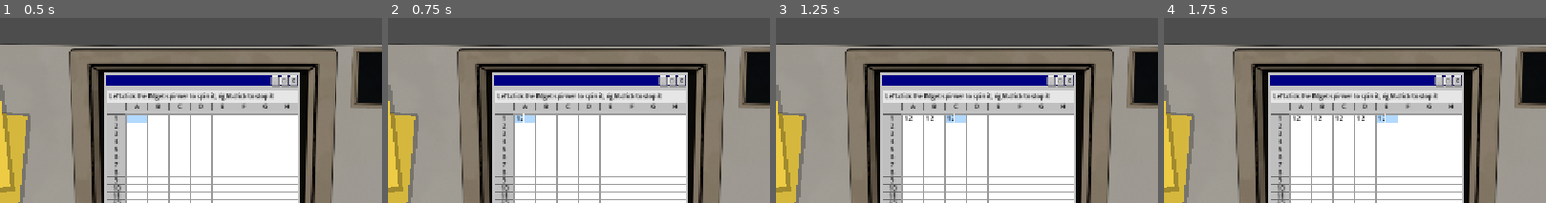
Above: before the commit, frames 1-4 (left to right).
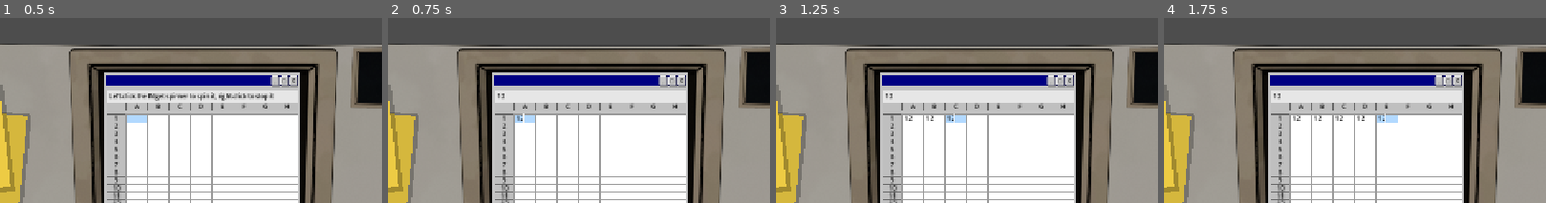
Above: after the commit, the same moments.

Repository: Jelleas/gmtk-2026
Game: Godot game, scene res://src/main.tscn
The game is run twice, just before and just after one commit, with the same random seed, the same clock (stepped at 60 frames per second) and the same inputs.
Inputs (mouse positions are % of the whole screen's width and height, from its top left):
- Up to frame 1 (0.5 s): no input
- Up to frame 2 (0.75 s): click (42, 27) at 0.52 s; type "12" at 0.6 s
- Up to frame 3 (1.25 s): click (44, 27) at 0.75 s; type "12" at 0.83 s; click (47, 27) at 0.98 s; type "12" at 1.07 s
- Up to frame 4 (1.75 s): click (50, 27) at 1.27 s; type "12" at 1.35 s; click (53, 27) at 1.5 s; type "12" at 1.58 s; click (56, 27) at 1.73 s
The pictures show only the part of the screen within x 23-73%, y 0-50%; the shares and areas given below are measured in that part.

Frame 1 is identical in both runs. In frame 2, 0.9% of the frame differs, in the area x 28-72%, y 40-45%; in frame 3, 0.9%; in frame 4, 0.9%.

Commit message:
tutorial tweaks

Diff:
--- a/src/boss/boss.gd
+++ b/src/boss/boss.gd
@@ -25,6 +25,11 @@
 var hidden_y := 0.0
 var visible_y := 0.0
 var becoming_red_tween: Tween
+## How long the watch on the current rise runs for, which is usually
+## activity_check_delay but can be shortened for a single rise.
+var current_watch_delay := 0.0
+## Set just before a rise to shorten that one look; cleared as it is used.
+var next_watch_delay := 0.0
 
 func _ready() -> void:
 	EventBus.activity_started.connect(on_activity_start)
@@ -59,7 +64,7 @@
 
 func _process(_delta: float) -> void:
 	if state == State.VISIBLE and not activity_check_timer.is_stopped():
-		var progress := 1.0 - activity_check_timer.time_left / activity_check_delay
+		var progress := 1.0 - activity_check_timer.time_left / current_watch_delay
 		EventBus.boss_watch_progress.emit(clampf(progress, 0.0, 1.0))
 
 func on_activity_start(source_id: StringName, _multiplier: float) -> void:
@@ -76,6 +81,19 @@
 func schedule_next_move() -> void:
 	move_timer.start(randf_range(min_move_interval, max_move_interval))
 
+## Comes up right now for a single short look, instead of waiting for the next
+## scheduled rise. The tutorial uses this to script a near miss, so the boss
+## turns up in answer to something the player did rather than out of the blue.
+func appear_now(watch_duration: float) -> void:
+	if not is_activated:
+		activate()
+	if state != State.RISING:
+		return
+
+	move_timer.stop()
+	next_watch_delay = watch_duration
+	move_boss_face()
+
 func move_boss_face() -> void:
 	if state != State.RISING:
 		return
@@ -87,11 +105,13 @@
 
 func boss_face_visible() -> void:
 	state = State.VISIBLE
-	activity_check_timer.start(activity_check_delay)
+	current_watch_delay = next_watch_delay if next_watch_delay > 0.0 else activity_check_delay
+	next_watch_delay = 0.0
+	activity_check_timer.start(current_watch_delay)
 	EventBus.boss_watch_started.emit()
 	if activity_states.values().any(func(b): return b):
 		becoming_red_tween = create_tween()
-		becoming_red_tween.tween_property(self, "modulate", Color("#D14B3E"), activity_check_delay)
+		becoming_red_tween.tween_property(self, "modulate", Color("#D14B3E"), current_watch_delay)
 
 func check_active_activities() -> void:
 	var activity_count := 0
--- a/src/office/office.gd
+++ b/src/office/office.gd
@@ -54,7 +54,6 @@
 ## while the player is still holding the note.
 func _on_tutorial_finished() -> void:
 	is_scripted = false
-	_refill_tasks()
 
 func _on_task_completed(_task: Task) -> void:
 	refill_timer.start(task_refill_delay)
--- a/src/tutorial/look_busy_task.gd
+++ b/src/tutorial/look_busy_task.gd
@@ -1,19 +1,15 @@
 class_name LookBusyTask
 extends Task
 
-## Teaches the boss loop: while the boss is up, its watch fills, and whatever is
-## running when it runs out is what gets punished. Completed the moment the desk
-## goes clean under that watch - the player does not have to wait the boss out,
-## stopping the spinner is the lesson.
+## Teaches the reflex the whole game runs on: put the distraction away. Completed
+## the moment the desk is clean, which is the cue for the boss to turn up and find
+## nothing - see TutorialController, which scripts that near miss.
 
-var watching := false
 var survived := false
 var activity_states: Dictionary[StringName, bool] = {}
 
 func _init() -> void:
 	super._init("Look busy", "Look busy, right click the spinner before the boss notices", null)
-	EventBus.boss_watch_started.connect(_on_boss_watch_started)
-	EventBus.boss_watch_ended.connect(_on_boss_watch_ended)
 	EventBus.activity_started.connect(_on_activity_started)
 	EventBus.activity_ended.connect(_on_activity_ended)
 
@@ -22,19 +18,6 @@
 
 func check_completed() -> bool:
 	return survived
-
-func _on_boss_watch_started() -> void:
-	watching = true
-	_check_survived()
-
-func _on_boss_watch_ended() -> void:
-	watching = false
-
-func _check_survived() -> void:
-	if survived or not watching or _has_active_activities():
-		return
-	survived = true
-	notify_changed()
 
 func _has_active_activities() -> bool:
 	for is_running in activity_states.values():
@@ -47,4 +30,7 @@
 
 func _on_activity_ended(source_id: StringName) -> void:
 	activity_states[source_id] = false
-	_check_survived()
+	if survived or _has_active_activities():
+		return
+	survived = true
+	notify_changed()
--- a/src/tutorial/tutorial_controller.gd
+++ b/src/tutorial/tutorial_controller.gd
@@ -15,9 +15,11 @@
 ## Fires when the last beat starts: the regular workday can take over from here.
 signal finished
 
-## The boss watches for longer on its first rise, so the player gets time to read
-## the filling watch instead of being punished by a mechanic they have not met.
-const FIRST_WATCH_DELAY := 8.0
+## The boss's first appearance is staged: putting the spinner away is what brings
+## it up, and it only hangs around long enough to find nothing and leave. Turning
+## up in answer to something the player did reads as a near miss rather than as
+## the boss popping in and out at random.
+const FIRST_LOOK_SECONDS := 2.0
 
 ## Once the boss has been introduced it backs off for the remaining lessons: at
 ## its normal pace it is up again every few seconds, which leaves no room to sit
@@ -54,6 +56,7 @@
 	dating_app = p_dating_app
 	default_watch_delay = boss.activity_check_delay
 	default_move_interval = Vector2(boss.min_move_interval, boss.max_move_interval)
+	spreadsheet.cell_text_changed.connect(_on_cell_text_changed)
 
 func start() -> void:
 	if running:
@@ -136,6 +139,8 @@
 			task.changed.connect(_on_beat_changed)
 			return
 
+		# Already satisfied, but it still counts as done - side effects and all.
+		_on_beat_completed(task)
 		post_it_stack.advance_tutorial(current_index)
 		current_index += 1
 
@@ -146,19 +151,9 @@
 	var task := beats[current_index]
 	var is_last := current_index == beats.size() - 1
 
-	if task is LookBusyTask:
-		# The boss has been kept away until now, so beat 1 could be enjoyed. It
-		# comes up at its usual pace here, because this beat is waiting for it.
-		boss.activity_check_delay = FIRST_WATCH_DELAY
-		_set_boss_move_interval(default_move_interval)
-		boss.activate()
-	elif is_last:
-		# Hands off the pacing along with the day.
-		boss.activity_check_delay = default_watch_delay
-		_set_boss_move_interval(default_move_interval)
-	else:
-		boss.activity_check_delay = default_watch_delay
-		_set_boss_move_interval(TEACHING_MOVE_INTERVAL)
+	boss.activity_check_delay = default_watch_delay
+	# The last beat hands off the pacing along with the day.
+	_set_boss_move_interval(default_move_interval if is_last else TEACHING_MOVE_INTERVAL)
 
 	# A beat that carries its own text writes it now, so it reads right even if
 	# the thing it tracks moved on while an earlier beat was still running.
@@ -180,6 +175,15 @@
 	boss.max_move_interval = interval.y
 	if boss.is_activated and boss.state == Boss.State.RISING and not boss.move_timer.is_stopped():
 		boss.schedule_next_move()
+
+## The top bar is the spreadsheet's own readout of the cell being edited, so the
+## hint gives it back as soon as the player starts typing. Only ever clears the
+## tutorial's own text - a punishment task's instructions stay put.
+func _on_cell_text_changed(_row: int, _col: int, _text: String) -> void:
+	if not running or current_index >= hints.size():
+		return
+	if spreadsheet.status_message == hints[current_index]:
+		spreadsheet.set_status_message("")
 
 func _on_beat_changed() -> void:
 	var task := beats[current_index]
@@ -203,10 +207,11 @@
 	if current_index == 0:
 		EventBus.day_started.emit()
 
-	# The player did the thing the boss was waiting for, so the boss has no
-	# reason to keep looking: it ducks away instead of running its watch down.
-	if task is LookBusyTask and boss.state == Boss.State.VISIBLE:
-		boss.retreat_boss_face()
+	# Putting the spinner away is what summons the boss: it comes straight up,
+	# finds a clean desk, and drops back down. From here on it comes and goes on
+	# its own - and it is watching for real.
+	if task is LookBusyTask:
+		boss.appear_now(FIRST_LOOK_SECONDS)
 
 ## The last beat ends the day, which ends the game - so there is nothing to hand
 ## over to and nothing to tidy up. The final note stays where it is, checked off.
